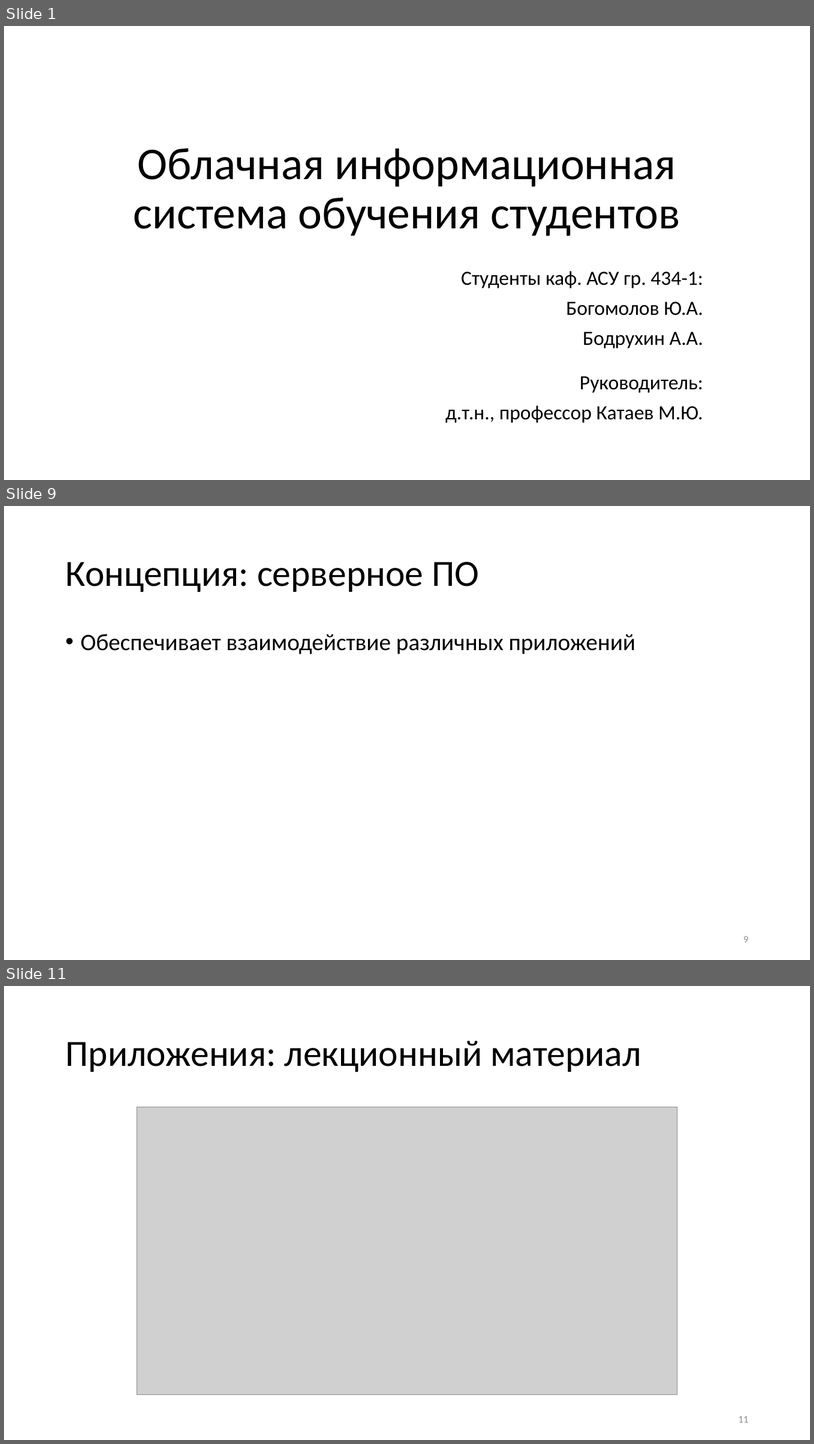
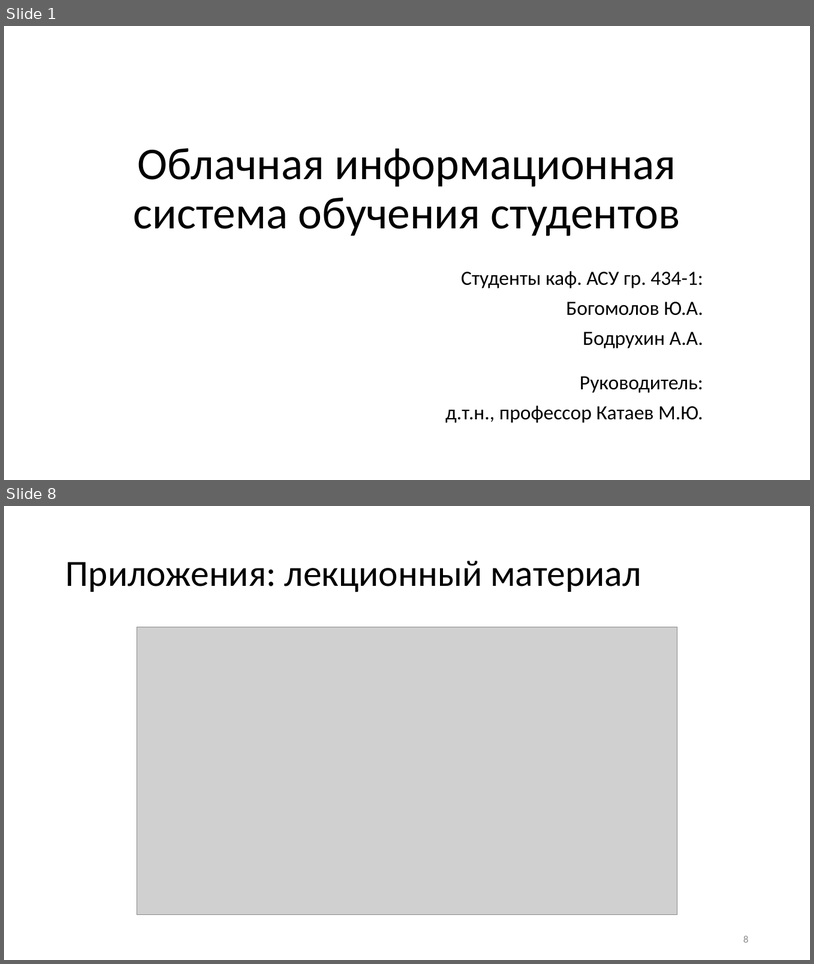
Before and after one commit to KerkDovan/GPO, a slide deck: Конференции/Международная научно-практическая конференция -Электронные средства и системы управления-/Выступление/Презентация.pptx. Shown one above the other, each under a label of ours: slides 1, 9 and 11 before the commit, slides 1 and 8 after it; the slides between them are not shown. The pictures are 814x1444 and 814x964 pixels, drawn with LibreOffice and Linux fonts; fonts in the diff are those of the drawing; grey boxes stand for pictures. Boxes give left, top, right and bottom in pixels: in the first picture for what was removed or moved away, otherwise in the second. Text is boxed around its words. In the diff, an @@ line names an element or a change of style, - is before the commit and + after.

```diff
--- a/Конференции/Международная научно-практическая конференция -Электронные средства и системы управления-/Выступление/Презентация.pptx
+++ b/Конференции/Международная научно-практическая конференция -Электронные средства и системы управления-/Выступление/Презентация.pptx
@@ slide 9 removed at box(4, 506, 810, 960), background #FFFFFF @@
@@ title removed at box(65, 562, 479, 592) @@
-Концепция: серверное ПО
@@ text removed at box(81, 634, 636, 654) @@
-• Обеспечивает взаимодействие различных приложений
@@ page number removed at box(744, 936, 749, 942) @@
-9
@@ what was slide 11 is now slide 8 @@
@@ page number at box(744, 935, 749, 942): text changed @@
-11
+8
```
Also in this commit, not shown: 7 slides changed, 2 other slides removed, 3 other files.
